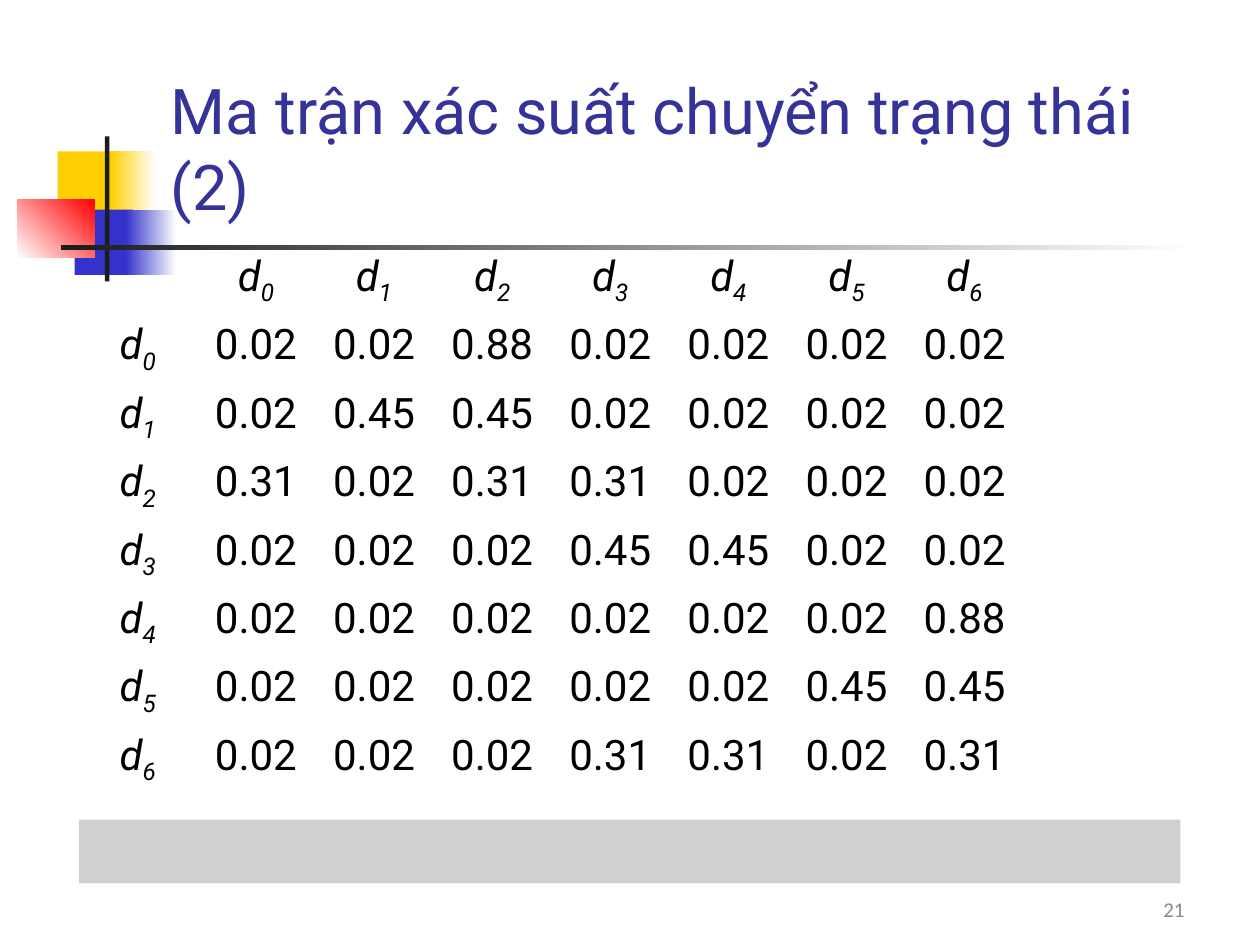
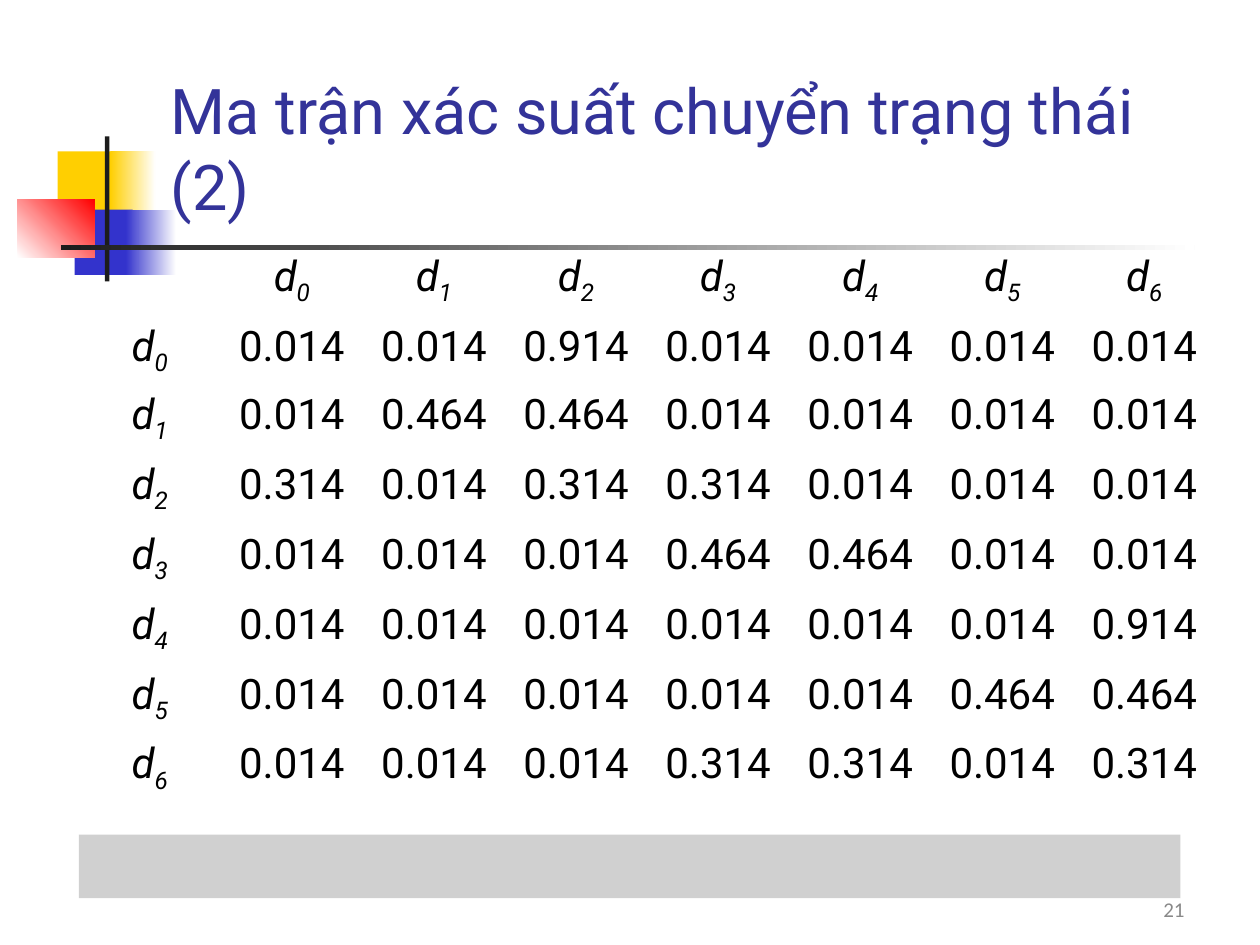
Before and after one commit to bangoc/IT4853, a slide deck: slide 21 of Bai 24 Phan tich lien ket, PageRank.pptx. Drawn at 1260x945 pixels with LibreOffice and Linux fonts; fonts in the diff are those of the drawing; grey boxes stand for pictures. Boxes give left, top, right and bottom in pixels: in the first picture for what was removed or moved away, otherwise in the second. Text is boxed around its words. In the diff, an @@ line names an element or a change of style, - is before the commit and + after.

Commit message:
Support ppt and pdf, fix TM calculation in lesson 24

```diff
--- a/Bai 24 Phan tich lien ket, PageRank.pptx
+++ b/Bai 24 Phan tich lien ket, PageRank.pptx
@@ table at (78, 246, 1217, 803) @@
-row 2: d0 | 0.02 | 0.02 | 0.88 | 0.02 | 0.02 | 0.02 | 0.02
+row 2: d0 | 0.014 | 0.014 | 0.914 | 0.014 | 0.014 | 0.014 | 0.014
-row 3: d1 | 0.02 | 0.45 | 0.45 | 0.02 | 0.02 | 0.02 | 0.02
+row 3: d1 | 0.014 | 0.464 | 0.464 | 0.014 | 0.014 | 0.014 | 0.014
-row 4: d2 | 0.31 | 0.02 | 0.31 | 0.31 | 0.02 | 0.02 | 0.02
+row 4: d2 | 0.314 | 0.014 | 0.314 | 0.314 | 0.014 | 0.014 | 0.014
-row 5: d3 | 0.02 | 0.02 | 0.02 | 0.45 | 0.45 | 0.02 | 0.02
+row 5: d3 | 0.014 | 0.014 | 0.014 | 0.464 | 0.464 | 0.014 | 0.014
-row 6: d4 | 0.02 | 0.02 | 0.02 | 0.02 | 0.02 | 0.02 | 0.88
+row 6: d4 | 0.014 | 0.014 | 0.014 | 0.014 | 0.014 | 0.014 | 0.914
-row 7: d5 | 0.02 | 0.02 | 0.02 | 0.02 | 0.02 | 0.45 | 0.45
+row 7: d5 | 0.014 | 0.014 | 0.014 | 0.014 | 0.014 | 0.464 | 0.464
-row 8: d6 | 0.02 | 0.02 | 0.02 | 0.31 | 0.31 | 0.02 | 0.31
+row 8: d6 | 0.014 | 0.014 | 0.014 | 0.314 | 0.314 | 0.014 | 0.314
@@ table: place and size @@
-table at (78, 246, 1026, 793)
+table at (78, 246, 1217, 803)
@@ picture: place and size @@
-picture at (78, 820, 1179, 883)
+picture at (78, 834, 1179, 897)
```
Also in this commit, not shown: 26 other files.
